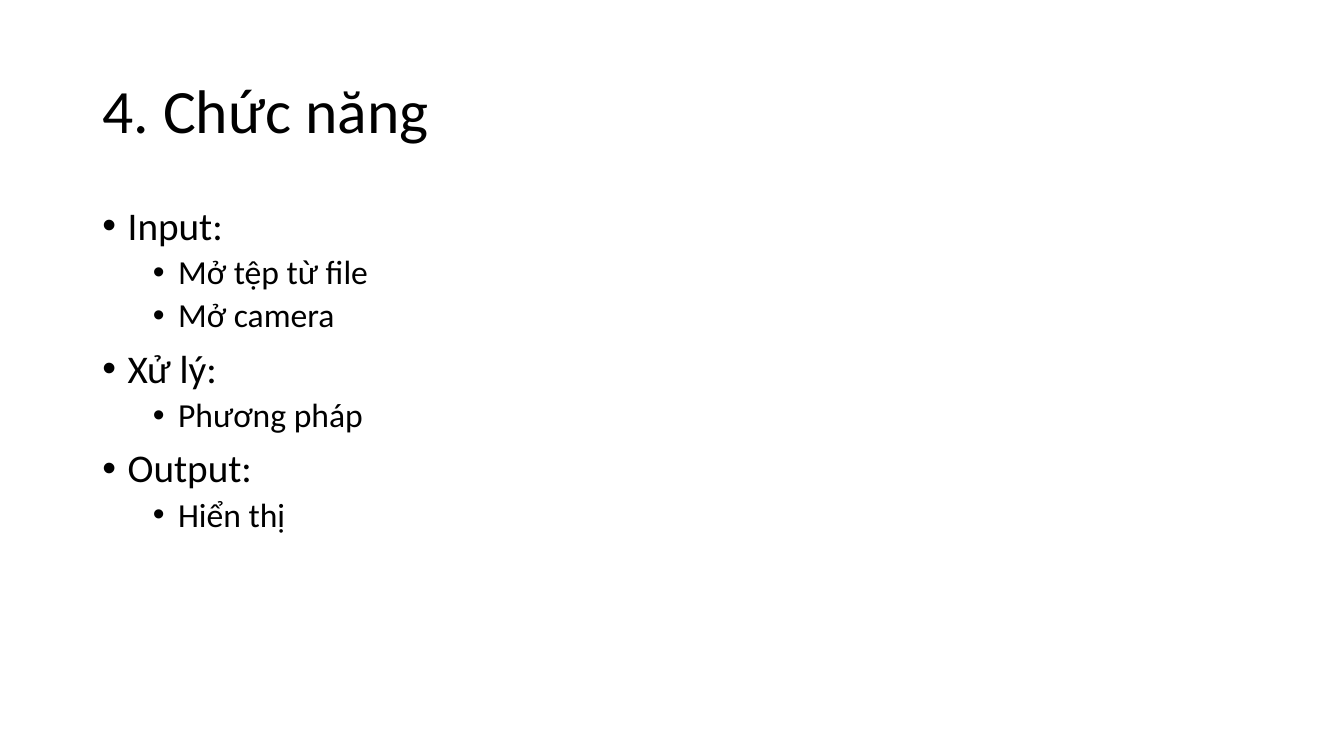
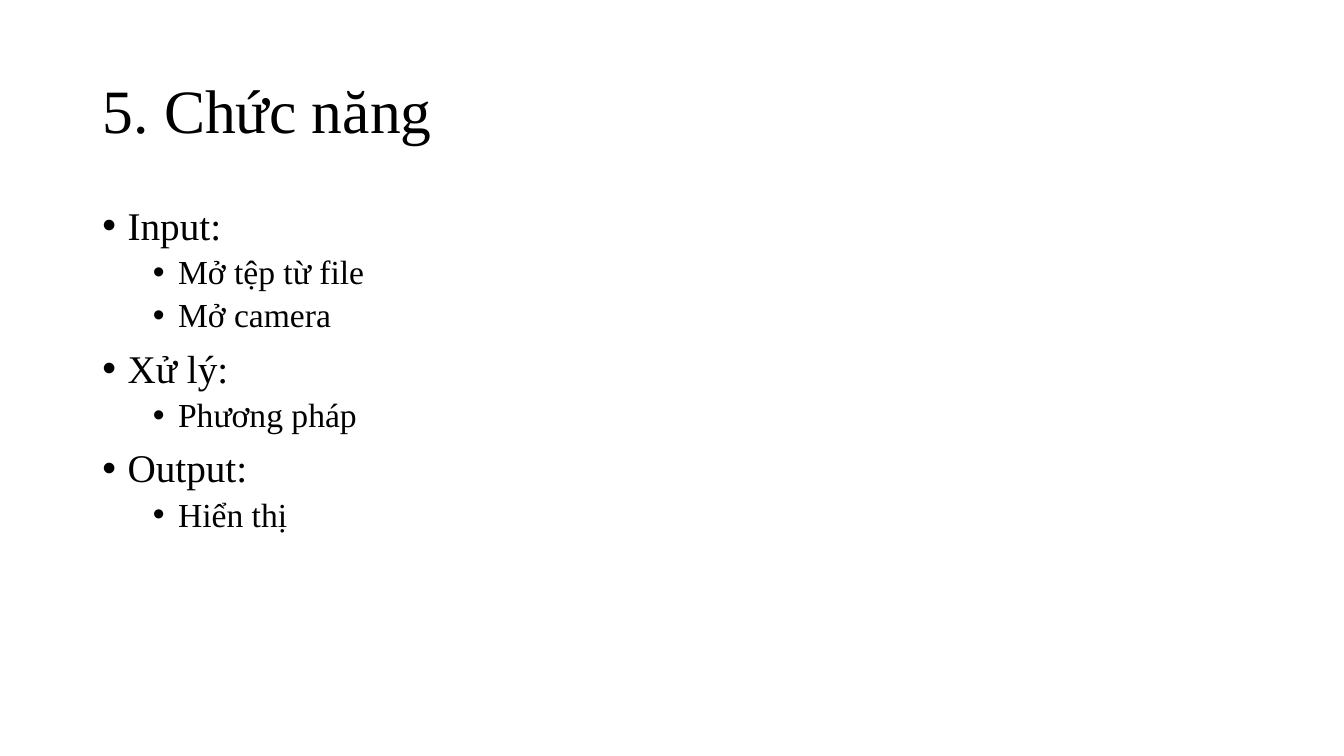
Before and after one commit to NguyenXuanVinh2000/KHDL-UD2, a slide deck: slide 7 of Thuyet_trinh_PowerPoint.pptx (slide 5 before the commit). Drawn at 1344x756 pixels with LibreOffice and Linux fonts; fonts in the diff are those of the drawing. Boxes give left, top, right and bottom in pixels: in the first picture for what was removed or moved away, otherwise in the second. Text is boxed around its words. In the diff, an @@ line names an element or a change of style, - is before the commit and + after.

```diff
--- a/Thuyet_trinh_PowerPoint.pptx
+++ b/Thuyet_trinh_PowerPoint.pptx
@@ title at (102, 90, 432, 144): text changed; font Calibri to Times New Roman @@
-4. Chức năng
+5. Chức năng
@@ text "Input:" at (128, 214, 364, 533): font Calibri to Times New Roman @@
```
Also in this commit, not shown: 4 other slides changed, 3 slides added, 1 slide removed.
